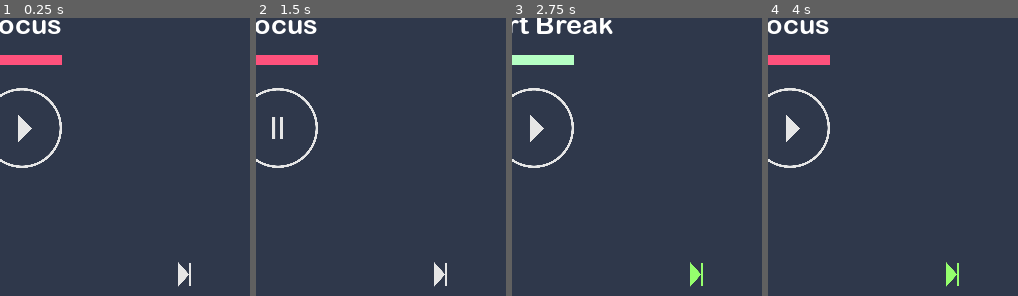
Above: before the commit, frames 1-4 (left to right).
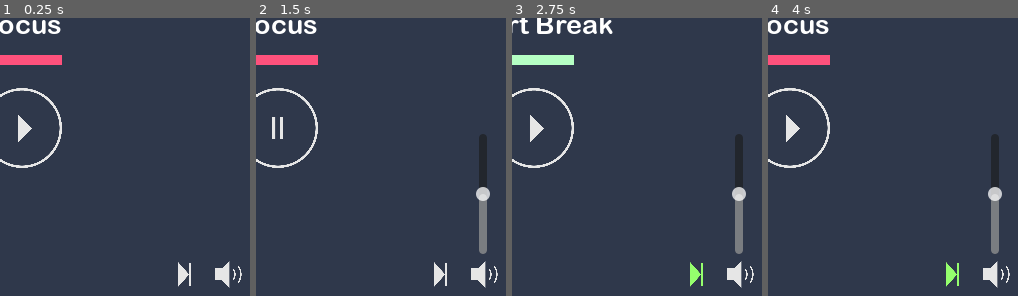
Above: after the commit, the same moments.

Repository: rekvizitt/pomodroid-Godot-4.1
Game: Godot game, scene res://scenes/main.tscn
Same seed, same stepped clock (60 frames per second), same inputs: the game is played once before the commit and once after it.
Inputs (mouse positions are % of the whole screen's width and height, from its top left):
- Up to frame 1 (0.25 s): no input
- Up to frame 2 (1.5 s): click (91, 94) at 0.52 s; click (50, 68) at 1.25 s
- Up to frame 3 (2.75 s): click (82, 95) at 2 s
- Up to frame 4 (4 s): click (50, 68) at 2.75 s; click (82, 95) at 3.5 s
The pictures show only the part of the screen within x 46-96%, y 48-98%; the shares and areas given below are measured in that part.

The runs differ from the first frame. In frame 1, 0.4% of the frame differs, in the area x 86-97%, y 87-98%; in frame 2, 1.8%, in the area x 86-97%, y 41-98%; in frame 3, 1.8%; in frame 4, 1.8%.

Commit message:
work 8h, day 3
I made the finished app in 8 hours of not very diligent work. (I plan to keep making updates and fixing bugs)

Diff:
--- a/pomodroid_desktop/scenes/timers.tscn
+++ b/pomodroid_desktop/scenes/timers.tscn
@@ -11,6 +11,8 @@
 
 [node name="long_break_timer" type="Timer" parent="."]
 
+[node name="AudioStreamPlayer" type="AudioStreamPlayer" parent="."]
+
 [connection signal="timeout" from="focus_timer" to="." method="_on_focus_timer_timeout"]
 [connection signal="timeout" from="short_break_timer" to="." method="_on_short_break_timer_timeout"]
 [connection signal="timeout" from="long_break_timer" to="." method="_on_long_break_timer_timeout"]
--- a/pomodroid_desktop/scripts/global.gd
+++ b/pomodroid_desktop/scripts/global.gd
@@ -8,6 +8,7 @@
 var long_break_time = 900 # 60..5400
 var rounds = 3 # 1..12
 var state = "focus" # focus, short_break, long_break
+var sound = 50 # 0..100
 
 var gone_rounds = 1
 
@@ -18,6 +19,7 @@
 	long_break_time = data["long_break_time"]
 	rounds = data["rounds"]
 	state = data["state"]
+	sound = data["sound"]
 
 
 # save data to file
@@ -38,5 +40,6 @@
 		"short_break_time": short_break_time,
 		"long_break_time": long_break_time,
 		"rounds": rounds,
-		"state": state
+		"state": state,
+		"sound": sound
 		}
--- a/pomodroid_desktop/scripts/main_window.gd
+++ b/pomodroid_desktop/scripts/main_window.gd
@@ -9,6 +9,8 @@
 var temp_time
 # current timer state
 var timer_state = "stop"
+# for sound logic
+var processing = false
 
 func _ready():
 	temp_time = Global.data["focus_time"]
@@ -20,6 +22,8 @@
 			dragging_start_position = get_local_mouse_position()
 
 func _process(_delta):
+	# sound
+	$sound_slider.value = Global.data["sound"]
 	# current timer
 	curr_timer = get_node("timers/" + Global.state + "_timer")
 	# set info and time
@@ -70,6 +74,7 @@
 	$stop_button.visible = false
 
 func _on_skip_current_round_button_pressed():
+	play_sound()
 	if Global.gone_rounds != Global.data["rounds"] and Global.state == "short_break":
 		Global.gone_rounds += 1
 	elif Global.gone_rounds == Global.data["rounds"] and Global.state == "long_break":
@@ -126,3 +131,51 @@
 	else:
 		curr_timer.wait_time = Global.data["long_break_time"]
 	temp_time = curr_timer.wait_time
+
+
+func _on_sound_button_gui_input(event):
+	if event is InputEventMouseMotion and !processing:
+		processing = true
+		$sound_slider.visible = true
+		await get_tree().create_timer(5.0).timeout
+		$sound_slider.visible = false
+		processing = false
+
+func _on_sound_slider_value_changed(value):
+	Global.data["sound"] = value
+	print(value)
+	# mute
+	if value == 0:
+		$sound_button.add_theme_stylebox_override("normal", load("res://ui/styleboxes/sound_mute_normal.tres"))
+		$sound_button.add_theme_stylebox_override("hover", load("res://ui/styleboxes/sound_mute_hover.tres"))
+		$sound_button.add_theme_stylebox_override("pressed", load("res://ui/styleboxes/sound_mute_hover.tres"))
+	# low sound
+	elif value > 0 and value <= 33:
+		$sound_button.add_theme_stylebox_override("normal", load("res://ui/styleboxes/sound_low_normal.tres"))
+		$sound_button.add_theme_stylebox_override("hover", load("res://ui/styleboxes/sound_low_hover.tres"))
+		$sound_button.add_theme_stylebox_override("pressed", load("res://ui/styleboxes/sound_low_hover.tres"))
+	# middle sound
+	elif value > 33 and value <= 66:
+		$sound_button.add_theme_stylebox_override("normal", load("res://ui/styleboxes/sound_middle_normal.tres"))
+		$sound_button.add_theme_stylebox_override("hover", load("res://ui/styleboxes/sound_middle_hover.tres"))
+		$sound_button.add_theme_stylebox_override("pressed", load("res://ui/styleboxes/sound_middle_hover.tres"))
+	# full sound
+	elif value > 66:
+		$sound_button.add_theme_stylebox_override("normal", load("res://ui/styleboxes/sound_full_normal.tres"))
+		$sound_button.add_theme_stylebox_override("hover", load("res://ui/styleboxes/sound_full_hover.tres"))
+		$sound_button.add_theme_stylebox_override("pressed", load("res://ui/styleboxes/sound_full_hover.tres"))
+
+	Global.save_data()
+
+func play_sound():
+	if $AudioStreamPlayer.is_playing():
+		$AudioStreamPlayer.stop()
+	if Global.state == "focus":
+		$AudioStreamPlayer.stream = load("res://assets/sounds/sound_1.wav")
+		$AudioStreamPlayer.play()
+	elif Global.state == "short_break":
+		$AudioStreamPlayer.stream = load("res://assets/sounds/sound_2.wav")
+		$AudioStreamPlayer.play()
+	elif Global.state == "long_break":
+		$AudioStreamPlayer.stream = load("res://assets/sounds/sound_3.wav")
+		$AudioStreamPlayer.play()
--- a/pomodroid_desktop/scripts/timers.gd
+++ b/pomodroid_desktop/scripts/timers.gd
@@ -4,6 +4,7 @@
 var gone_rounds = Global.gone_rounds
 # state value
 var state = Global.state
+
 
 func _ready():
 	# load data
@@ -15,11 +16,15 @@
 
 # focus timer timeout logic
 func _on_focus_timer_timeout():
+	# plays sound
+	play_sound()
 	# change state to short break or long break
 	change_state()
 
 # short break timer timeout logic
 func _on_short_break_timer_timeout():
+	# plays sound
+	play_sound()
 	# change state to focus
 	change_state()
 	# increase gone_rounds (one round is gone)
@@ -27,6 +32,8 @@
 
 # long break timer timeout logic
 func _on_long_break_timer_timeout():
+	# plays sound
+	play_sound()
 	# change state to focus (all rounds done)
 	change_state()
 	# set zero to gone rounds
@@ -40,3 +47,16 @@
 		Global.state = "long_break" if Global.state == "focus" else "focus"
 	# updating global state
 	Global.save_data()
+
+func play_sound():
+	if $AudioStreamPlayer.is_playing():
+		$AudioStreamPlayer.stop()
+	if Global.state == "focus":
+		$AudioStreamPlayer.stream = load("res://assets/sounds/sound_1.wav")
+		$AudioStreamPlayer.play()
+	elif Global.state == "short_break":
+		$AudioStreamPlayer.stream = load("res://assets/sounds/sound_2.wav")
+		$AudioStreamPlayer.play()
+	elif Global.state == "long_break":
+		$AudioStreamPlayer.stream = load("res://assets/sounds/sound_3.wav")
+		$AudioStreamPlayer.play()
--- a/pomodroid_desktop/ui/main_window.tscn
+++ b/pomodroid_desktop/ui/main_window.tscn
@@ -14,10 +14,13 @@
 [ext_resource type="Texture2D" uid="uid://bty58t87heyls" path="res://assets/pics/skip_button_1.png" id="12_oefku"]
 [ext_resource type="Texture2D" uid="uid://hj1x40kpvxue" path="res://assets/pics/skip_button_2.png" id="13_pr10i"]
 [ext_resource type="Texture2D" uid="uid://dvcgreicq1dwn" path="res://assets/pics/options_1.png" id="14_3m64q"]
+[ext_resource type="StyleBox" uid="uid://bwj651yiopjoo" path="res://ui/styleboxes/sound_mute_normal.tres" id="14_5kw8n"]
 [ext_resource type="PackedScene" uid="uid://gw1m0on0lw4w" path="res://ui/options_window.tscn" id="14_13fh4"]
+[ext_resource type="StyleBox" uid="uid://blrb7wmf0ckc4" path="res://ui/styleboxes/sound_mute_hover.tres" id="15_3nn64"]
 [ext_resource type="Texture2D" uid="uid://knyyu0eeo3rl" path="res://assets/pics/options_2.png" id="15_slpy5"]
 [ext_resource type="Texture2D" uid="uid://dfu1uhra4pybo" path="res://assets/pics/go_back_1.png" id="17_nws3c"]
 [ext_resource type="Texture2D" uid="uid://cowkuug68d4ux" path="res://assets/pics/go_back_2.png" id="18_yoxib"]
+[ext_resource type="Texture2D" uid="uid://dxt6npubfmgil" path="res://assets/pics/sound_full_2.png" id="20_a5d6h"]
 
 [sub_resource type="StyleBoxTexture" id="StyleBoxTexture_f4ary"]
 texture = ExtResource("3_ibdop")
@@ -84,6 +87,15 @@
 
 [sub_resource type="StyleBoxFlat" id="StyleBoxFlat_6gpph"]
 bg_color = Color(0.184314, 0.219608, 0.294118, 1)
+
+[sub_resource type="StyleBoxTexture" id="StyleBoxTexture_ot7tq"]
+texture = ExtResource("20_a5d6h")
+
+[sub_resource type="StyleBoxTexture" id="StyleBoxTexture_7frr0"]
+texture = ExtResource("20_a5d6h")
+
+[sub_resource type="StyleBoxTexture" id="StyleBoxTexture_5hc00"]
+texture = ExtResource("20_a5d6h")
 
 [sub_resource type="StyleBoxTexture" id="StyleBoxTexture_kdttm"]
 texture = ExtResource("14_3m64q")
@@ -340,6 +352,45 @@
 theme_override_styles/focus = SubResource("StyleBoxFlat_6gpph")
 text = "Reset"
 
+[node name="sound_button" type="Button" parent="."]
+layout_mode = 1
+anchors_preset = 3
+anchor_left = 1.0
+anchor_top = 1.0
+anchor_right = 1.0
+anchor_bottom = 1.0
+offset_left = -48.0
+offset_top = -64.0001
+offset_right = -40.0
+offset_bottom = -56.0001
+grow_horizontal = 0
+grow_vertical = 0
+scale = Vector2(3.32662, 3.32662)
+pivot_offset = Vector2(4, 4)
+focus_mode = 0
+theme_override_styles/normal = ExtResource("14_5kw8n")
+theme_override_styles/hover = ExtResource("15_3nn64")
+theme_override_styles/pressed = SubResource("StyleBoxTexture_ot7tq")
+theme_override_styles/disabled = SubResource("StyleBoxTexture_7frr0")
+theme_override_styles/focus = SubResource("StyleBoxTexture_5hc00")
+
+[node name="sound_slider" type="VSlider" parent="."]
+visible = false
+layout_mode = 1
+anchors_preset = 3
+anchor_left = 1.0
+anchor_top = 1.0
+anchor_right = 1.0
+anchor_bottom = 1.0
+offset_left = -53.0
+offset_top = -200.0
+offset_right = -37.0
+offset_bottom = -80.0
+grow_horizontal = 0
+grow_vertical = 0
+pivot_offset = Vector2(8, 60)
+focus_mode = 0
+
 [node name="options_button" type="Button" parent="."]
 layout_mode = 0
 offset_left = 29.0
@@ -372,6 +423,8 @@
 theme_override_styles/disabled = SubResource("StyleBoxTexture_mqv3g")
 theme_override_styles/focus = SubResource("StyleBoxTexture_tavk0")
 
+[node name="AudioStreamPlayer" type="AudioStreamPlayer" parent="."]
+
 [connection signal="gui_input" from="titlebar" to="." method="_on_titlebar_gui_input"]
 [connection signal="pressed" from="titlebar/close_button" to="." method="_on_close_button_pressed"]
 [connection signal="pressed" from="titlebar/minimize_button" to="." method="_on_minimize_button_pressed"]
@@ -379,5 +432,7 @@
 [connection signal="pressed" from="stop_button" to="." method="_on_stop_button_pressed"]
 [connection signal="pressed" from="skip_current_round_button" to="." method="_on_skip_current_round_button_pressed"]
 [connection signal="pressed" from="reset_timer_button" to="." method="_on_reset_timer_button_pressed"]
+[connection signal="gui_input" from="sound_button" to="." method="_on_sound_button_gui_input"]
+[connection signal="value_changed" from="sound_slider" to="." method="_on_sound_slider_value_changed"]
 [connection signal="pressed" from="options_button" to="." method="_on_options_button_pressed"]
 [connection signal="pressed" from="go_back_button" to="." method="_on_go_back_button_pressed"]
--- /dev/null
+++ b/pomodroid_desktop/ui/styleboxes/sound_full_hover.tres
@@ -0,0 +1,6 @@
+[gd_resource type="StyleBoxTexture" load_steps=2 format=3 uid="uid://u4kqyt7lx6wb"]
+
+[ext_resource type="Texture2D" uid="uid://dxt6npubfmgil" path="res://assets/pics/sound_full_2.png" id="1_akk3m"]
+
+[resource]
+texture = ExtResource("1_akk3m")
--- /dev/null
+++ b/pomodroid_desktop/ui/styleboxes/sound_full_normal.tres
@@ -0,0 +1,6 @@
+[gd_resource type="StyleBoxTexture" load_steps=2 format=3 uid="uid://booofowu25ddg"]
+
+[ext_resource type="Texture2D" uid="uid://cdgk43so2d04q" path="res://assets/pics/sound_full.png" id="1_kesp2"]
+
+[resource]
+texture = ExtResource("1_kesp2")
--- /dev/null
+++ b/pomodroid_desktop/ui/styleboxes/sound_low_hover.tres
@@ -0,0 +1,6 @@
+[gd_resource type="StyleBoxTexture" load_steps=2 format=3 uid="uid://le6oemond5c0"]
+
+[ext_resource type="Texture2D" uid="uid://dcovd1kvrf6qu" path="res://assets/pics/sound_low_2.png" id="1_806e8"]
+
+[resource]
+texture = ExtResource("1_806e8")
--- /dev/null
+++ b/pomodroid_desktop/ui/styleboxes/sound_low_normal.tres
@@ -0,0 +1,6 @@
+[gd_resource type="StyleBoxTexture" load_steps=2 format=3 uid="uid://chpas0bii4qns"]
+
+[ext_resource type="Texture2D" uid="uid://c4iyxqnd4bkyr" path="res://assets/pics/sound_low.png" id="1_5mng5"]
+
+[resource]
+texture = ExtResource("1_5mng5")
--- /dev/null
+++ b/pomodroid_desktop/ui/styleboxes/sound_middle_hover.tres
@@ -0,0 +1,6 @@
+[gd_resource type="StyleBoxTexture" load_steps=2 format=3 uid="uid://bsuyg5f7ysmbo"]
+
+[ext_resource type="Texture2D" uid="uid://bcei1ty51vys0" path="res://assets/pics/sound_middle_2.png" id="1_guyt4"]
+
+[resource]
+texture = ExtResource("1_guyt4")
--- /dev/null
+++ b/pomodroid_desktop/ui/styleboxes/sound_middle_normal.tres
@@ -0,0 +1,6 @@
+[gd_resource type="StyleBoxTexture" load_steps=2 format=3 uid="uid://dqh1dphdbw0rw"]
+
+[ext_resource type="Texture2D" uid="uid://lpeoik12dyf8" path="res://assets/pics/sound_middle.png" id="1_dsdt3"]
+
+[resource]
+texture = ExtResource("1_dsdt3")
--- /dev/null
+++ b/pomodroid_desktop/ui/styleboxes/sound_mute_hover.tres
@@ -0,0 +1,6 @@
+[gd_resource type="StyleBoxTexture" load_steps=2 format=3 uid="uid://blrb7wmf0ckc4"]
+
+[ext_resource type="Texture2D" uid="uid://dkp21dh3d1yv0" path="res://assets/pics/sound_mute_2.png" id="1_56d5e"]
+
+[resource]
+texture = ExtResource("1_56d5e")
--- /dev/null
+++ b/pomodroid_desktop/ui/styleboxes/sound_mute_normal.tres
@@ -0,0 +1,6 @@
+[gd_resource type="StyleBoxTexture" load_steps=2 format=3 uid="uid://bwj651yiopjoo"]
+
+[ext_resource type="Texture2D" uid="uid://vy6bcd72gvwg" path="res://assets/pics/sound_mute.png" id="1_12qgw"]
+
+[resource]
+texture = ExtResource("1_12qgw")
Binary file added: pomodroid_desktop/assets/pics/sound_full.png
Not shown, added: pomodroid_desktop/assets/pics/sound_full.png.import
Binary file added: pomodroid_desktop/assets/pics/sound_full_2.png
Not shown, added: pomodroid_desktop/assets/pics/sound_full_2.png.import
Binary file added: pomodroid_desktop/assets/pics/sound_low.png
Not shown, added: pomodroid_desktop/assets/pics/sound_low.png.import
Binary file added: pomodroid_desktop/assets/pics/sound_low_2.png
Not shown, added: pomodroid_desktop/assets/pics/sound_low_2.png.import
Binary file added: pomodroid_desktop/assets/pics/sound_middle.png
Not shown, added: pomodroid_desktop/assets/pics/sound_middle.png.import
Binary file added: pomodroid_desktop/assets/pics/sound_middle_2.png
Not shown, added: pomodroid_desktop/assets/pics/sound_middle_2.png.import
(and 11 more such lines)
